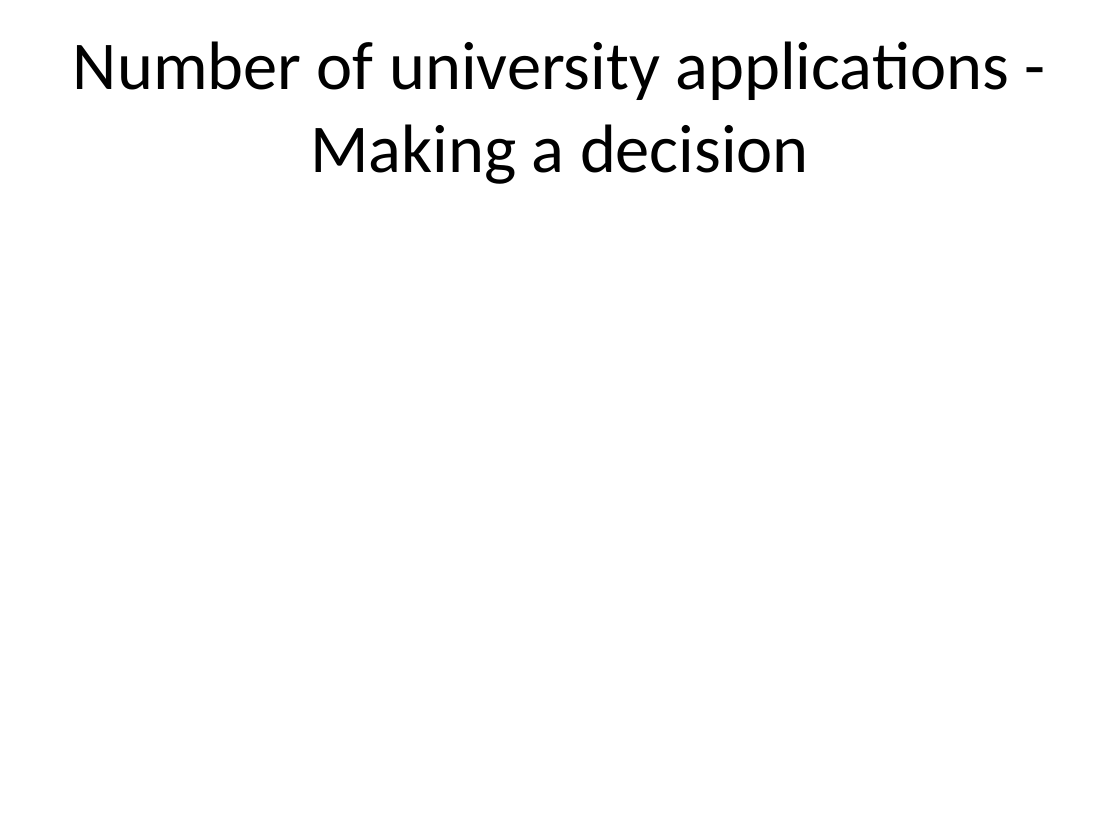
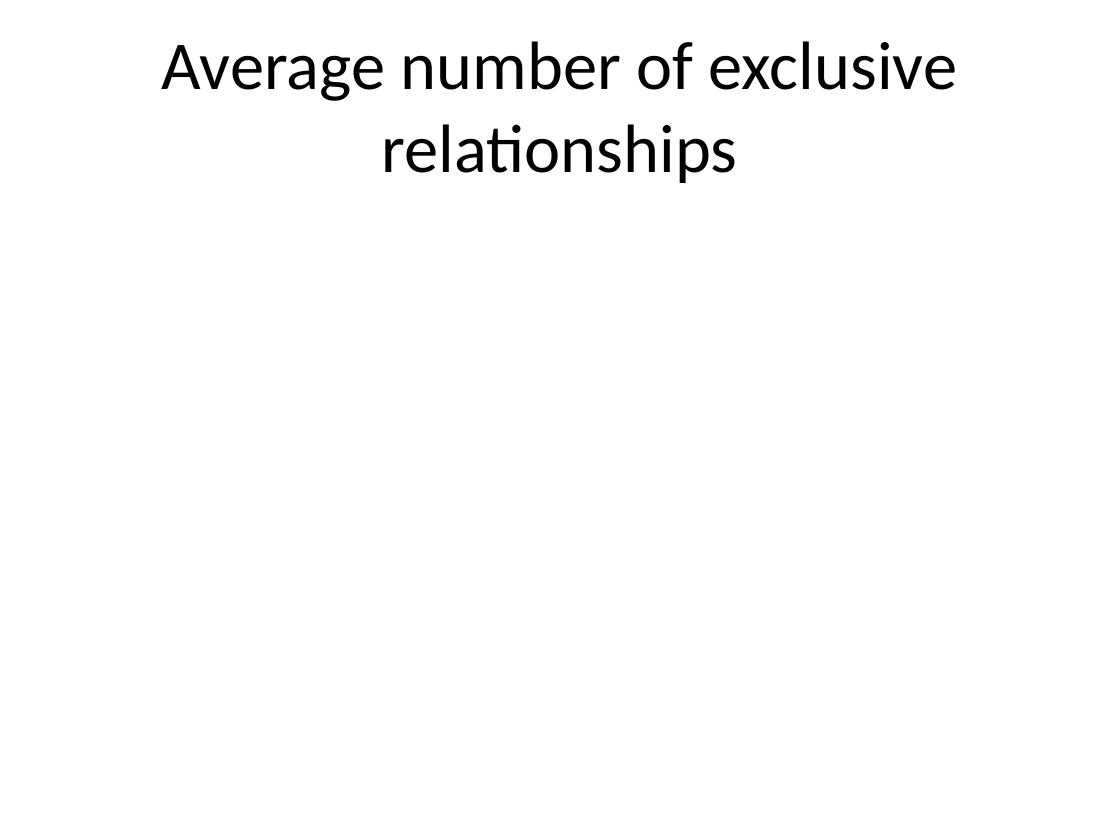
Before and after one commit to wesleyburr/2019_MATH1051H_Lectures, a slide deck: slide 28 of Lecture17/Lecture17.pptx (slide 11 before the commit). Drawn at 1120x840 pixels with LibreOffice and Linux fonts; fonts in the diff are those of the drawing. Boxes give left, top, right and bottom in pixels: in the first picture for what was removed or moved away, otherwise in the second. Text is boxed around its words. In the diff, an @@ line names an element or a change of style, - is before the commit and + after.

```diff
--- a/Lecture17/Lecture17.pptx
+++ b/Lecture17/Lecture17.pptx
@@ title at (x1=162, y1=41, x2=957, y2=183): text changed @@
-Number of university applications - Making a decision
+Average number of exclusive relationships
```
Also in this commit, not shown: 12 other slides changed, 51 slides added, 42 slides removed, 52 other files.
